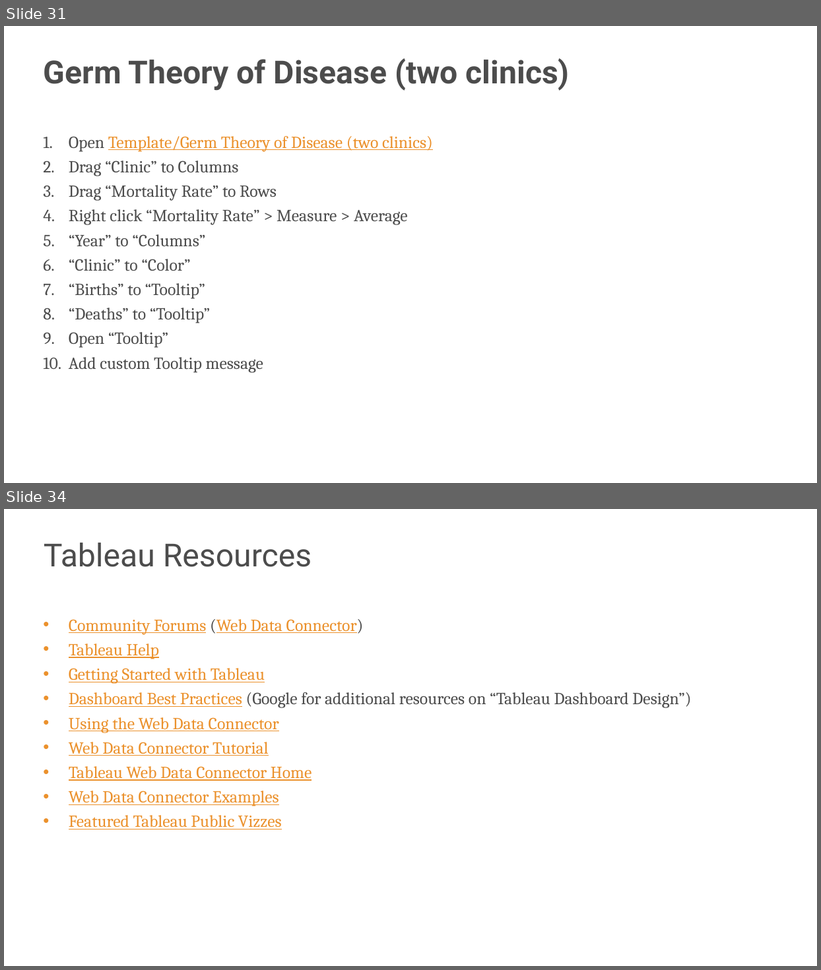
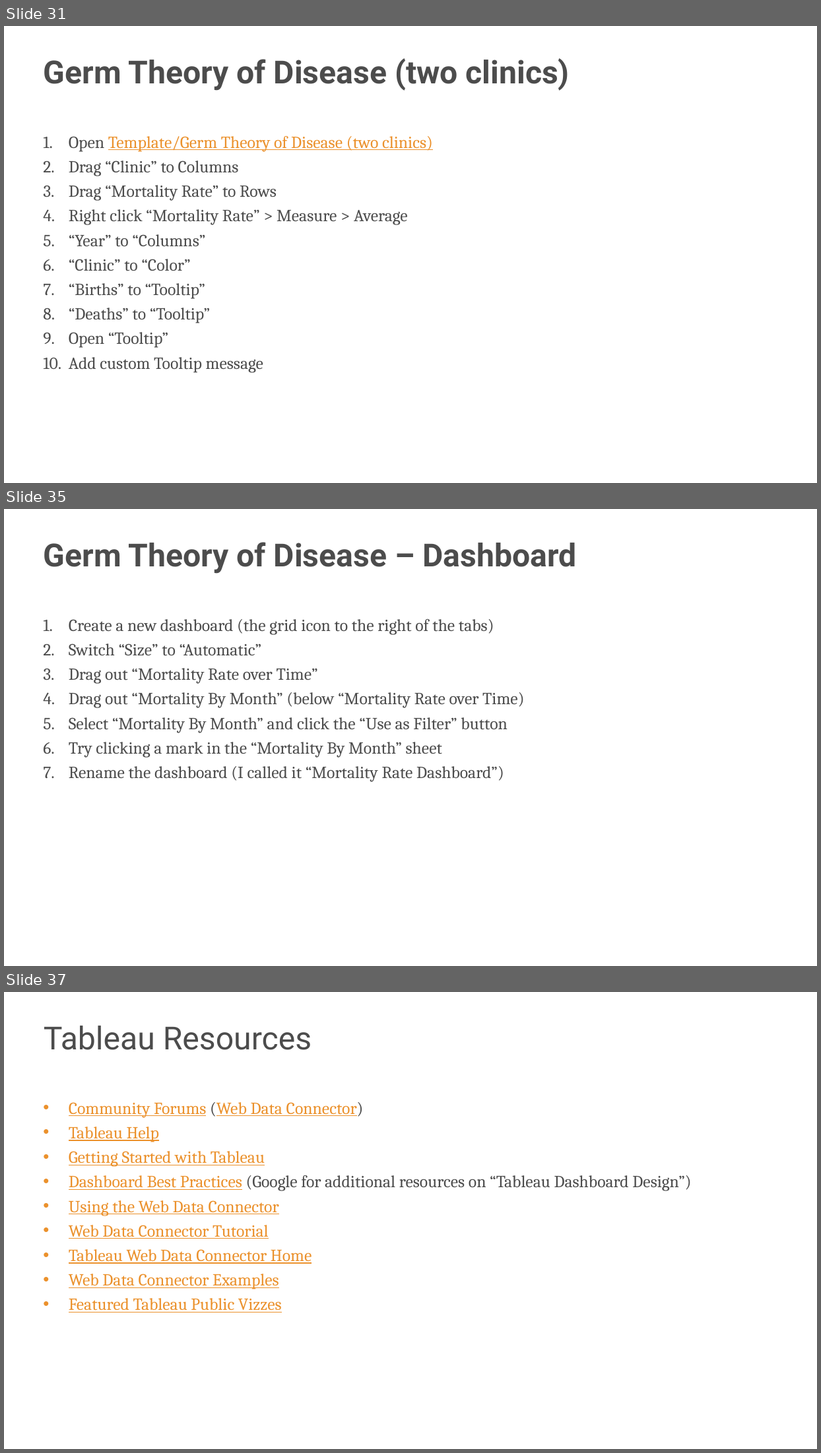
Before and after one commit to s-kyle-reed/data-lecture, a slide deck: lecture.pptx. Shown one above the other, each under a label of ours: slides 31 and 34 before the commit, slides 31, 35 and 37 after it; the slides between them are not shown. The pictures are 821x970 and 821x1453 pixels, drawn with LibreOffice and Linux fonts; fonts in the diff are those of the drawing; background and template pictures are left out. Boxes give left, top, right and bottom in pixels: in the first picture for what was removed or moved away, otherwise in the second. Text is boxed around its words. In the diff, an @@ line names an element or a change of style, - is before the commit and + after.

Commit message:
added dashboard instructions to the germ theory viz

```diff
--- a/lecture.pptx
+++ b/lecture.pptx
@@ slide 35 added at [4, 509, 817, 966], background #FFFFFF @@
@@ text added at [44, 542, 576, 574], 45 pt, text #4C4C4C, bold @@
+Germ Theory of Disease – Dashboard
@@ text added at [69, 619, 524, 782], 24 pt, text #4C4C4C @@
+1. Create a new dashboard (the grid icon to the right of the tabs)
+2. Switch “Size” to “Automatic”
+3. Drag out “Mortality Rate over Time”
+4. Drag out “Mortality By Month” (below “Mortality Rate over Time)
+5. Select “Mortality By Month” and click the “Use as Filter” button
+6. Try clicking a mark in the “Mortality By Month” sheet
+7. Rename the dashboard (I called it “Mortality Rate Dashboard”)
@@ what was slide 34 is now slide 37 @@
```
Also in this commit, not shown: 3 slides changed, 2 other slides added, 1 other file.
